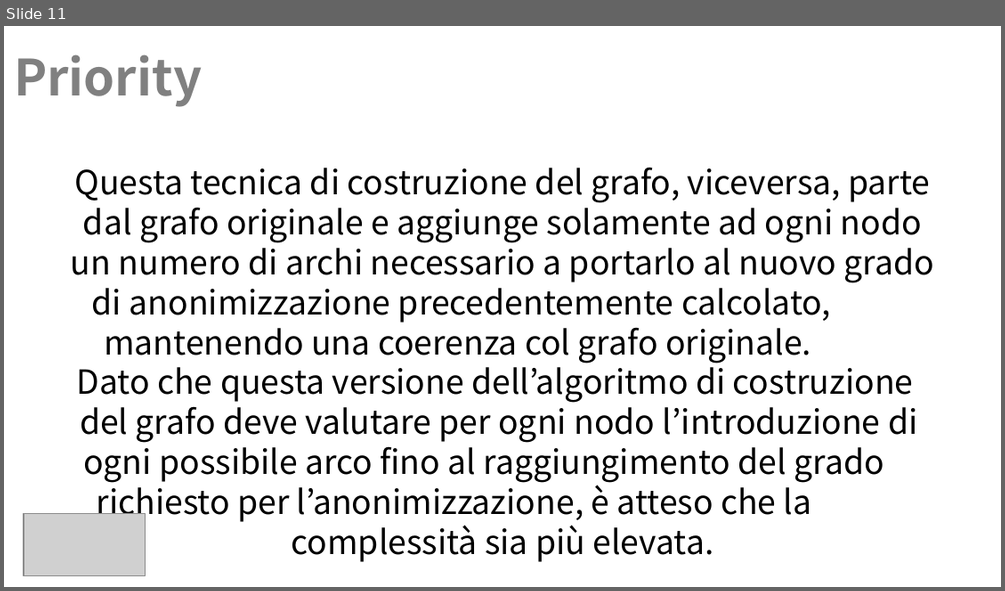
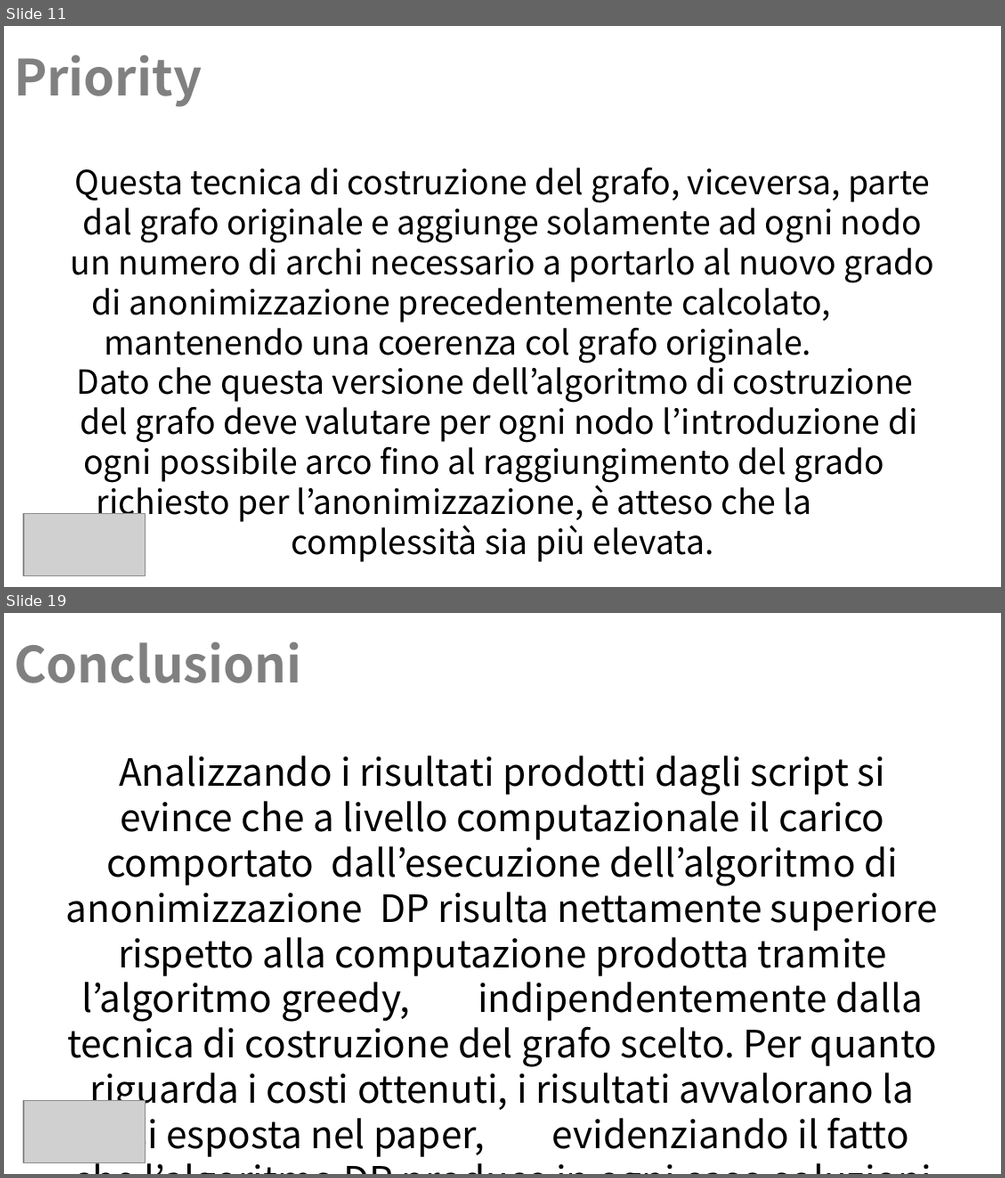
Before and after one commit to Navypowder/DP-P-project, a slide deck: Presentation/Towards_Identity_Anonymization_on_graph(K-degree anonymization).pptx. Shown one above the other, each under a label of ours: slide 11 before the commit, slides 11 and 19 after it; the slides between them are not shown. The pictures are 1005x591 and 1005x1178 pixels, drawn with LibreOffice and Linux fonts; fonts in the diff are those of the drawing; grey boxes stand for pictures; background and template pictures are left out. Boxes give left, top, right and bottom in pixels: in the first picture for what was removed or moved away, otherwise in the second. Text is boxed around its words. In the diff, an @@ line names an element or a change of style, - is before the commit and + after.

```diff
--- a/Presentation/Towards_Identity_Anonymization_on_graph(K-degree anonymization).pptx
+++ b/Presentation/Towards_Identity_Anonymization_on_graph(K-degree anonymization).pptx
@@ slide 19 added at [4, 613, 1001, 1174], background picture (left out) @@
@@ title added at [14, 641, 301, 683], 36 pt, text #808080, bold @@
+Conclusioni
@@ text added at [66, 755, 938, 1157], 27.2 pt, text #000000 @@
+Analizzando i risultati prodotti dagli script si evince che a livello computazionale il carico comportato dall’esecuzione dell’algoritmo di anonimizzazione DP risulta nettamente superiore rispetto alla computazione prodotta tramite l’algoritmo greedy, indipendentemente dalla tecnica di costruzione del grafo scelto. Per quanto riguarda i costi ottenuti, i risultati avvalorano la tesi esposta nel paper, evidenziando il fatto che l’algoritmo DP produce in ogni caso soluzioni migliori.
@@ picture added at [24, 1101, 146, 1163] @@
```
Also in this commit, not shown: 10 other slides added, 3 slides removed.
